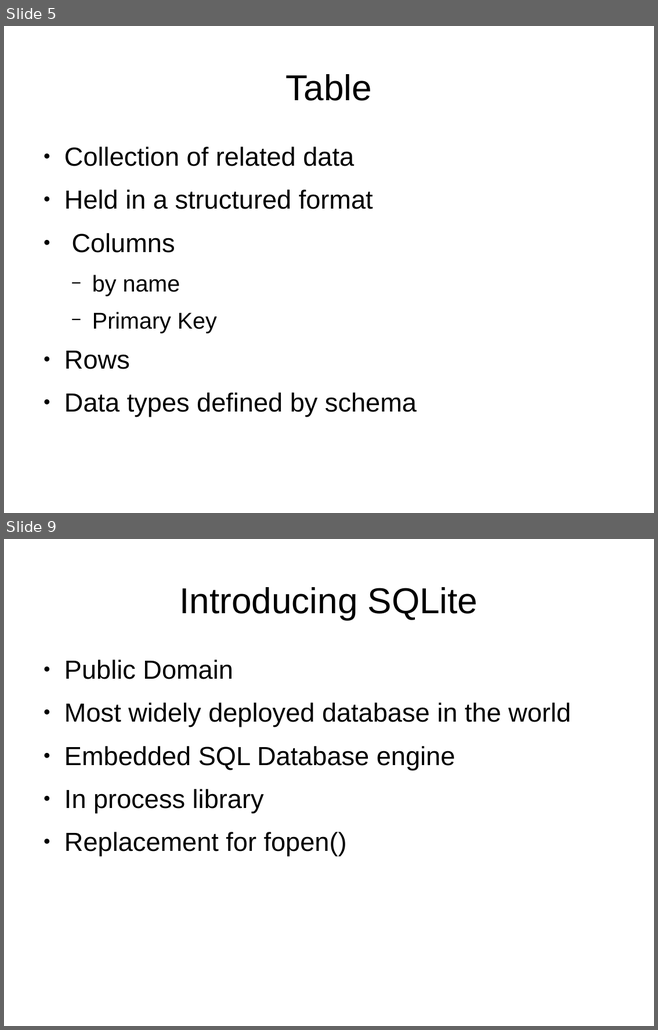
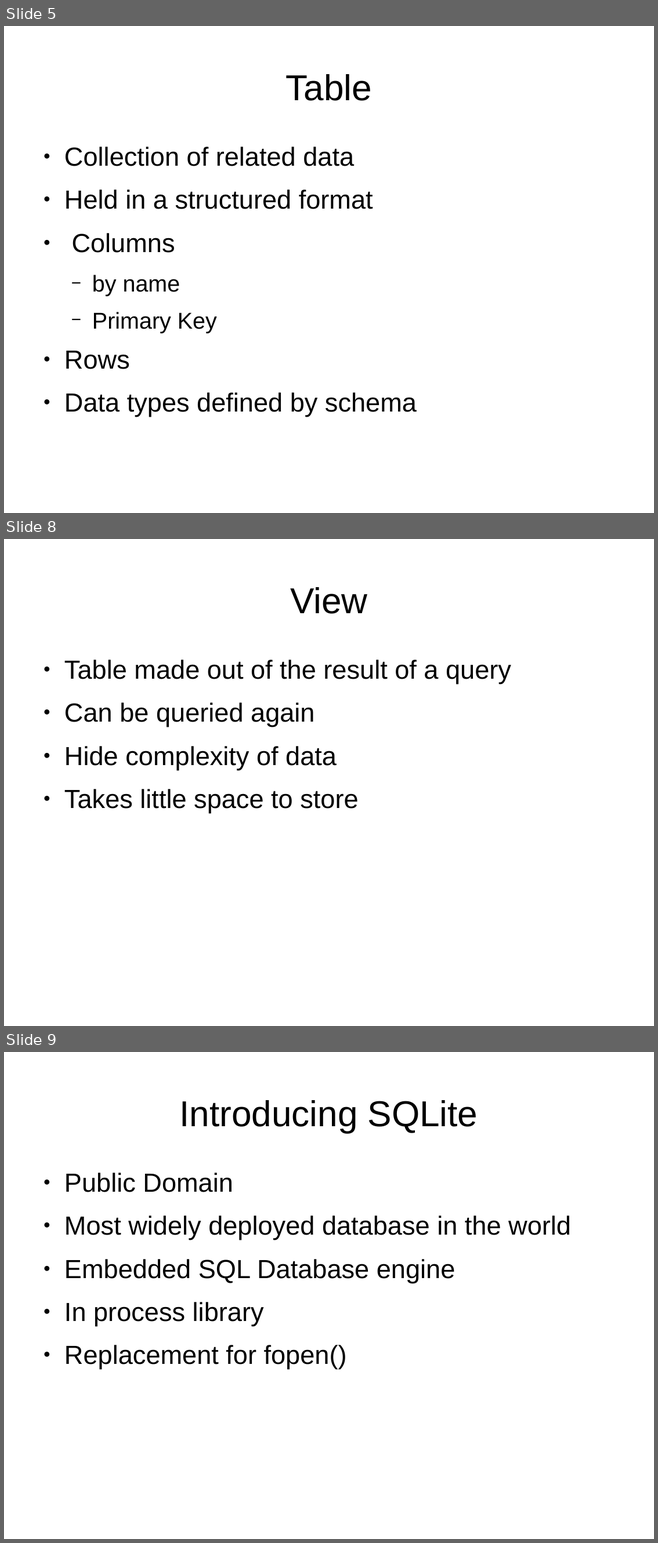
Before and after one commit to Oflameo/intro_to_databases_with_sqlite3, a slide deck: intro_to_databases_with_sqlite3.odp. Shown one above the other, each under a label of ours: slides 5 and 9 before the commit, slides 5, 8 and 9 after it; the slides between them are not shown. The pictures are 658x1030 and 658x1543 pixels, drawn with LibreOffice and Linux fonts; fonts in the diff are those of the drawing. Boxes give left, top, right and bottom in pixels: in the first picture for what was removed or moved away, otherwise in the second. Text is boxed around its words. In the diff, an @@ line names an element or a change of style, - is before the commit and + after.

```diff
--- a/intro_to_databases_with_sqlite3.odp
+++ b/intro_to_databases_with_sqlite3.odp
@@ slide 8 added at [4,539,654,1026], background #FFFFFF @@
@@ title added at [290,587,367,614], 44 pt, text #000000 @@
+View
@@ text added at [64,660,511,813], 32 pt, text #000000 @@
+● Table made out of the result of a query
+● Can be queried again
+● Hide complexity of data
+● Takes little space to store
```
Also in this commit, not shown: 3 slides changed, 2 other slides added, 2 slides removed.
